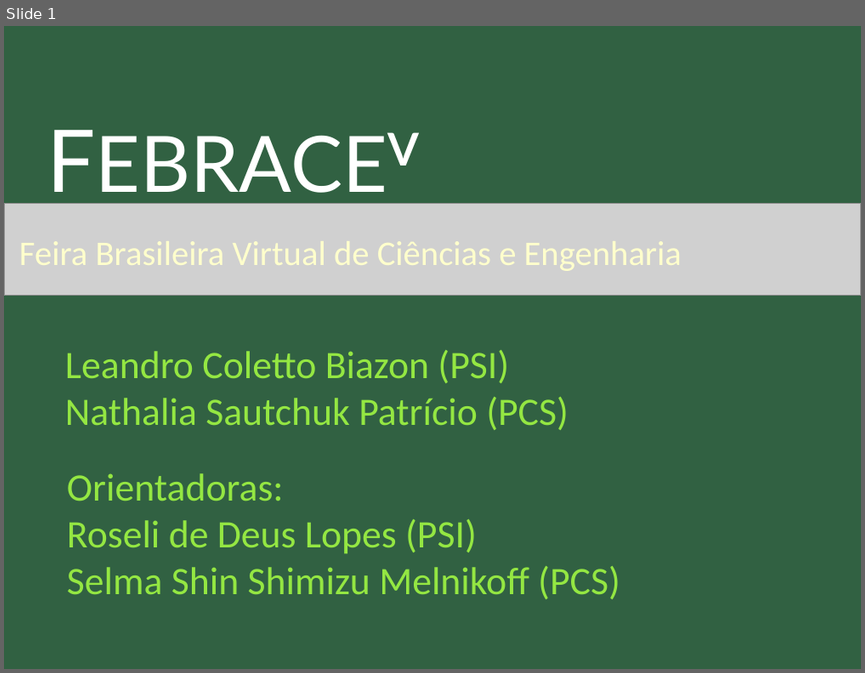
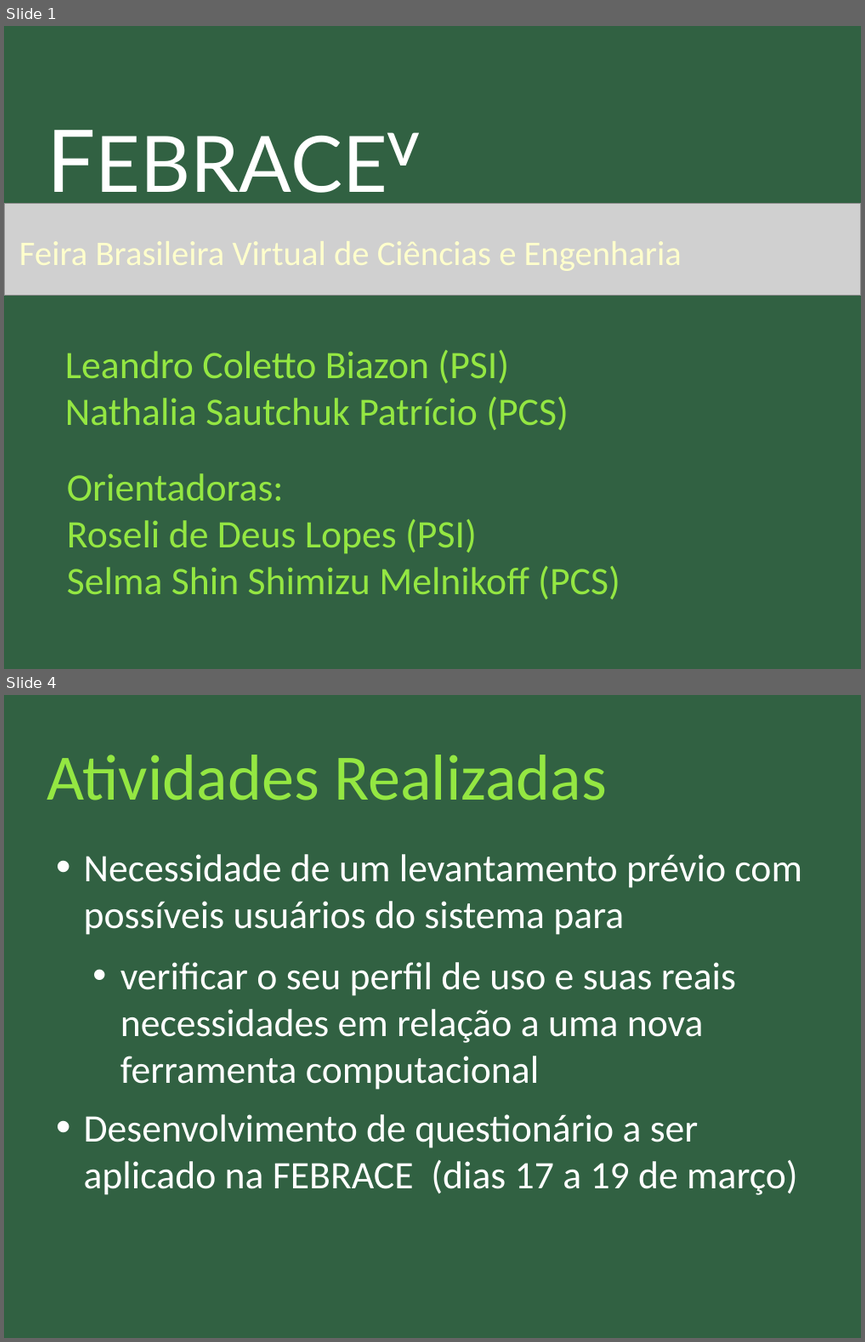
Before and after one commit to nathaliaspatricio/febracev, a slide deck: doc/atividade2/apresentação_2.odp. Shown one above the other, each under a label of ours: slide 1 before the commit, slides 1 and 4 after it; the slides between them are not shown. The pictures are 865x673 and 865x1342 pixels, drawn with LibreOffice and Linux fonts; fonts in the diff are those of the drawing; grey boxes stand for pictures. Boxes give left, top, right and bottom in pixels: in the first picture for what was removed or moved away, otherwise in the second. Text is boxed around its words. In the diff, an @@ line names an element or a change of style, - is before the commit and + after.

```diff
--- a/doc/atividade2/apresentação_2.odp
+++ b/doc/atividade2/apresentação_2.odp
@@ slide 4 added at box(4, 695, 861, 1338), background #316142 @@
@@ title added at box(46, 755, 607, 800), 60 pt, text #94E742 @@
+Atividades Realizadas
@@ text added at box(84, 854, 802, 1195), 36 pt, text #FFFFFF @@
+• Necessidade de um levantamento prévio com possíveis usuários do sistema para
+  • verificar o seu perfil de uso e suas reais necessidades em relação a uma nova ferramenta computacional
+• Desenvolvimento de questionário a ser aplicado na FEBRACE (dias 17 a 19 de março)
```
Also in this commit, not shown: 1 slide changed, 6 other slides added, 7 slides removed, 1 other file.
